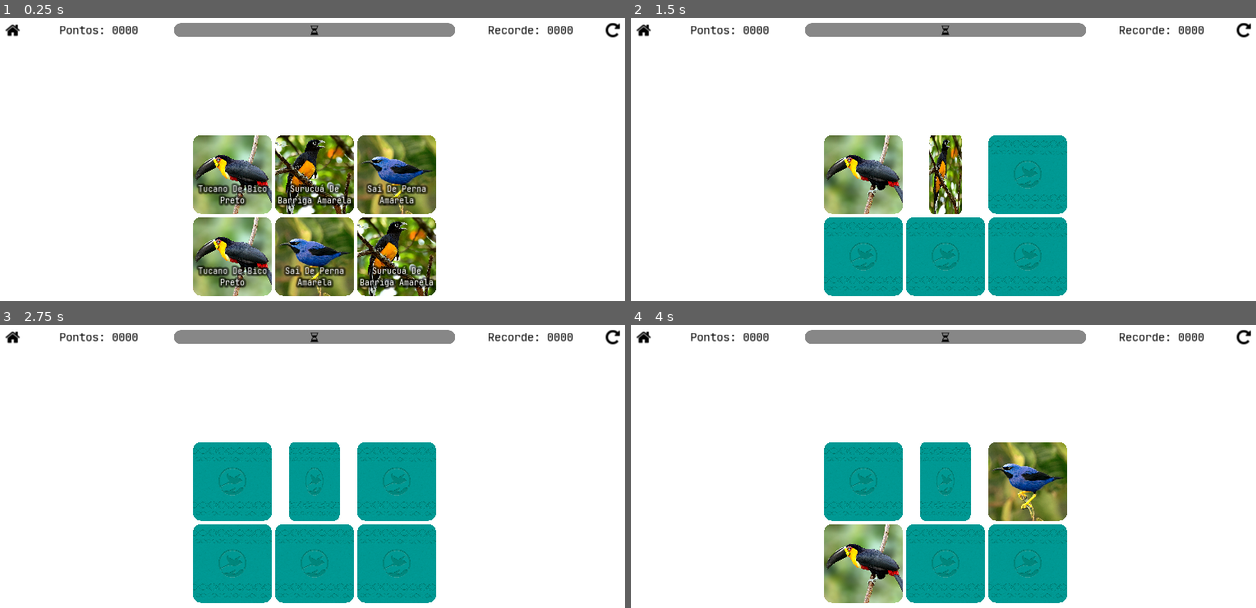
Above: before the commit, frames 1-4 (two rows, left to right).
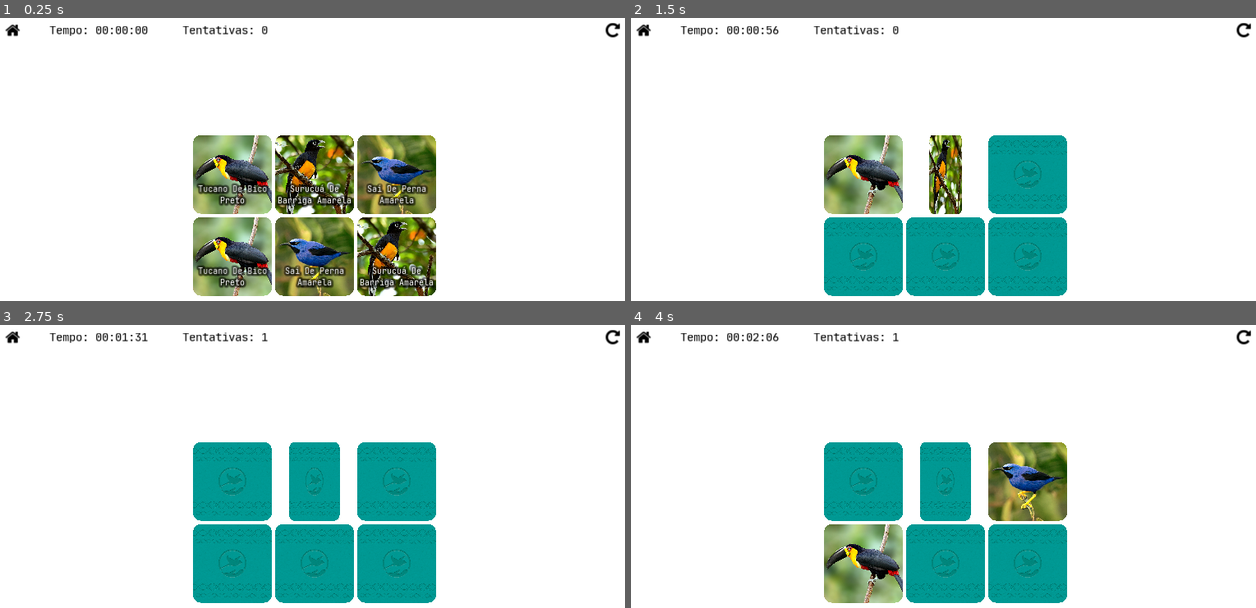
Above: after the commit, the same moments.

Repository: Plataforma-Ciencia-em-Sintese/memory-game
Game: Godot game, scene res://main/main.tscn
Two runs of this game, one before a commit and one after it. Both use one fixed random seed, a clock stepped at 60 frames per second and the inputs below.
Inputs (mouse positions are in pixels of both pictures, inside the frame that each line leads up to):
- Up to frame 1 (0.25 s): no input
- Up to frame 2 (1.5 s): click "Tucano De Bico Preto" at 0.5 s; click "Surucuá De Barriga Amarela" at 1.25 s
- Up to frame 3 (2.75 s): tap Enter at 2 s; move the mouse to (456, 486) at 2.02 s
- Up to frame 4 (4 s): click "Sai De Perna Amarela" at 2.75 s; click "Tucano De Bico Preto" at 3.5 s

The runs differ from the first frame. In frame 1, 2.7% of the frame differs, in the area x 7-92%, y 1-7%; in frame 2, 2.7%; in frame 3, 2.7%; in frame 4, 2.7%.

Commit message:
implemented time counter and number of attempts

Diff:
--- a/game/card/card.gd
+++ b/game/card/card.gd
@@ -102,6 +102,7 @@
 
 func to_spin() -> void:
 	var temporary_scale_x: float = get_scale().x
+	var state: int = get_current_state()
 
 	rect_pivot_offset = Vector2(rect_size.x/2, rect_size.x/2)
 
--- a/game/game.gd
+++ b/game/game.gd
@@ -8,6 +8,8 @@
 
 #  [SIGNALS]
 signal add_cards
+signal failed_attempt
+signal start_timer
 
 
 #  [ENUMS]
@@ -41,10 +43,17 @@
 var _current_mode: int = GameMode.EASY \
 		setget set_current_mode, get_current_mode
 var turned_cards: Array = []
+var _timer_has_started: bool = false \
+		setget set_timer_has_starded, get_timer_has_started
+var _timer_counter: int = 0 \
+		setget set_timer_counter, get_timer_counter
 
 
 #  [ONREADY_VARIABLES]
 onready var grid := $VBoxContainer/GameContainer/AspectRatioContainer/GridContainer
+onready var timer_label := $VBoxContainer/BarContainer/HBoxContainer/HBoxContainer/Time
+onready var timer:= $Timer
+onready var failed_attempt_label := $VBoxContainer/BarContainer/HBoxContainer/HBoxContainer/FailedAttempt
 onready var CardButton := preload("res://game/card/card.tscn")
 
 
@@ -55,12 +64,15 @@
 
 #  [BUILT-IN_VURTUAL_METHOD]
 func _ready() -> void:
-	self.connect("add_cards", self, "_on_add_cards")
+	connect("add_cards", self, "_on_add_cards")
+	connect("failed_attempt", self, "_on_failed_attempt")
+	connect("start_timer", self, "_on_start_timer")
 	set_current_mode(GameMode.EASY)
 
 
+
 #  [REMAINIG_BUILT-IN_VIRTUAL_METHODS]
-#func _process(_delta: float)%VOID_RETURN:
+#func _process(_delta: float) -> void:
 #	pass
 
 
@@ -90,6 +102,22 @@
 
 func get_current_mode() -> int:
 	return _current_mode
+
+
+func set_timer_has_starded(new_value: bool) -> void:
+	_timer_has_started = new_value
+
+
+func get_timer_has_started() -> bool:
+	return _timer_has_started
+
+
+func set_timer_counter(new_value: int) -> void:
+	_timer_counter = new_value
+
+
+func get_timer_counter() -> int:
+	return _timer_counter
 
 
 func load_card_images() -> void: #path: String) -> void:
@@ -170,12 +198,23 @@
 	emit_signal("add_cards")
 
 
+func _reset_counters() -> void:
+	timer.stop()
+	set_timer_has_starded(false)
+	set_timer_counter(0)
+	yield(get_tree().create_timer(1.0), "timeout") # temporary until set theme template
+	timer_label.text = "Tempo: 00:00:00"
+	failed_attempt_label.text = "Tentativas: 0"
+
+
 #  [SIGNAL_METHODS]
 func _on_add_cards() -> void:
 	shuffle_cards()
 
 
 func _on_card_turned(card_instance) -> void:
+	emit_signal("start_timer")
+
 	if turned_cards.size() == 0:
 		turned_cards.append(card_instance)
 		return
@@ -192,6 +231,7 @@
 			turned_cards[0].to_spin()
 			yield(turned_cards[0], "spin_completed")
 			turned_cards.clear()
+			emit_signal("failed_attempt")
 
 		for card in grid.get_children():
 			if card.get_current_state() == card.State.BACK:
@@ -200,6 +240,16 @@
 	is_full_level()
 
 
+func _on_start_timer() -> void:
+	if not get_timer_has_started():
+		set_timer_has_starded(true)
+		timer.start()
+
+
+func _on_failed_attempt() -> void:
+	failed_attempt_label.text = "Tentativas: " + str(int(failed_attempt_label.text) + 1)
+
+
 func is_full_level() -> void:
 	var remaining_pairs_counter: int = 0
 
@@ -208,6 +258,7 @@
 				remaining_pairs_counter += 1
 
 	if remaining_pairs_counter == 0:
+		_reset_counters()
 		yield(get_tree().create_timer(1.0), "timeout")
 		match(get_current_mode()):
 			GameMode.EASY:
@@ -219,9 +270,18 @@
 
 
 func _on_Restart_pressed() -> void:
+	_reset_counters()
 	if turned_cards.empty():
 		for card in grid.get_children():
 			card.set_current_state(card.State.FRONT)
 			card.disabled = false
 		shuffle_cards()
 		show_cards(1.0)
+
+
+func _on_Timer_timeout() -> void:
+	var milliseconds: int = get_timer_counter()
+	milliseconds += 1
+	set_timer_counter(milliseconds)
+
+	timer_label.text = "Tempo: %02d:%02d:%02d" % [(milliseconds/1000) % 60, (milliseconds/100) % 60, milliseconds % 100]
--- a/game/game.tscn
+++ b/game/game.tscn
@@ -87,7 +87,7 @@
 size_flags_horizontal = 3
 custom_constants/separation = 70
 
-[node name="Points" type="Label" parent="VBoxContainer/BarContainer/HBoxContainer/HBoxContainer"]
+[node name="Time" type="Label" parent="VBoxContainer/BarContainer/HBoxContainer/HBoxContainer"]
 margin_top = 21.0
 margin_right = 300.0
 margin_bottom = 64.0
@@ -95,11 +95,12 @@
 custom_colors/font_color = Color( 0, 0, 0, 1 )
 custom_colors/font_outline_modulate = Color( 0, 0, 0, 1 )
 custom_fonts/font = SubResource( 5 )
-text = "Pontos: 0000"
+text = "Tempo: 00:00:00"
 align = 1
 valign = 1
 
 [node name="TextureProgress" type="ProgressBar" parent="VBoxContainer/BarContainer/HBoxContainer/HBoxContainer"]
+visible = false
 margin_left = 370.0
 margin_top = 23.0
 margin_right = 1184.0
@@ -121,16 +122,16 @@
 align = 1
 valign = 1
 
-[node name="Record" type="Label" parent="VBoxContainer/BarContainer/HBoxContainer/HBoxContainer"]
-margin_left = 1254.0
+[node name="FailedAttempt" type="Label" parent="VBoxContainer/BarContainer/HBoxContainer/HBoxContainer"]
+margin_left = 370.0
 margin_top = 21.0
-margin_right = 1554.0
+margin_right = 670.0
 margin_bottom = 64.0
 rect_min_size = Vector2( 300, 0 )
 custom_colors/font_color = Color( 0, 0, 0, 1 )
 custom_colors/font_outline_modulate = Color( 0, 0, 0, 1 )
 custom_fonts/font = SubResource( 5 )
-text = "Recorde: 0000"
+text = "Tentativas: 0"
 align = 1
 valign = 1
 
@@ -171,4 +172,8 @@
 custom_constants/hseparation = 10
 columns = 3
 
+[node name="Timer" type="Timer" parent="."]
+wait_time = 0.001
+
 [connection signal="pressed" from="VBoxContainer/BarContainer/HBoxContainer/Restart" to="." method="_on_Restart_pressed"]
+[connection signal="timeout" from="Timer" to="." method="_on_Timer_timeout"]
